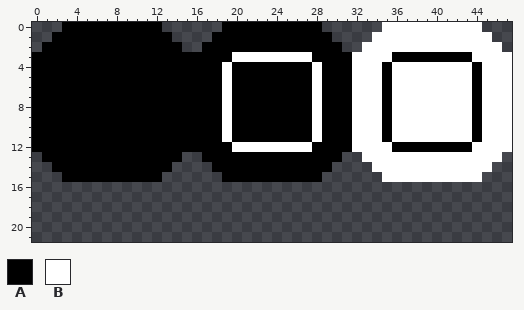
Pixel-art file -- assets/gui/panels.aseprite. The picture above was drawn from the file before the commit.
48x48 pixels, 1 frame. Shown: x 0..47, y 0..21.
Palette (. is transparent): A #000000  B #ffffff
Pixels before, first column x 0:
 0 ...AAAAAAAAAA......AAAAAAAAAA......BBBBBBBBBB...
 1 ..AAAAAAAAAAAA....AAAAAAAAAAAA....BBBBBBBBBBBB..
 2 .AAAAAAAAAAAAAA..AAAAAAAAAAAAAA..BBBBBBBBBBBBBB.
 3 AAAAAAAAAAAAAAAAAAAABBBBBBBBAAAABBBBAAAAAAAABBBB
 4 AAAAAAAAAAAAAAAAAAABAAAAAAAABAAABBBABBBBBBBBABBB
 5 AAAAAAAAAAAAAAAAAAABAAAAAAAABAAABBBABBBBBBBBABBB
 6 AAAAAAAAAAAAAAAAAAABAAAAAAAABAAABBBABBBBBBBBABBB
 7 AAAAAAAAAAAAAAAAAAABAAAAAAAABAAABBBABBBBBBBBABBB
 8 AAAAAAAAAAAAAAAAAAABAAAAAAAABAAABBBABBBBBBBBABBB
 9 AAAAAAAAAAAAAAAAAAABAAAAAAAABAAABBBABBBBBBBBABBB
10 AAAAAAAAAAAAAAAAAAABAAAAAAAABAAABBBABBBBBBBBABBB
11 AAAAAAAAAAAAAAAAAAABAAAAAAAABAAABBBABBBBBBBBABBB
12 AAAAAAAAAAAAAAAAAAAABBBBBBBBAAAABBBBAAAAAAAABBBB
13 .AAAAAAAAAAAAAA..AAAAAAAAAAAAAA..BBBBBBBBBBBBBB.
14 ..AAAAAAAAAAAA....AAAAAAAAAAAA....BBBBBBBBBBBB..
15 ...AAAAAAAAAA......AAAAAAAAAA......BBBBBBBBBB...
After:
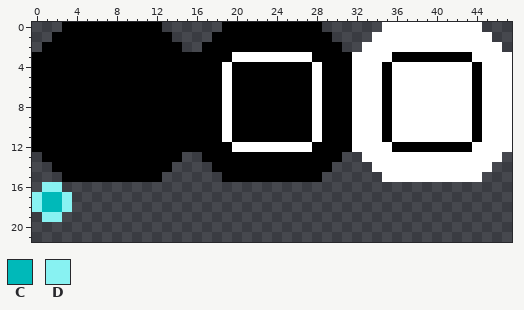
Colours new in this view: C #00b9b9  D #88f2f2
From old to new:
There is now colour C in rows 17 to 18 at x 1 to 2.
There is now colour D in row 16 at x 1 to 2; in rows 17 to 18 at x 0 and 3; in row 19 at x 1 to 2.
Pixel boxes of the changes (left, top, right, bottom) in both pictures:
added: (32, 182, 72, 222)
